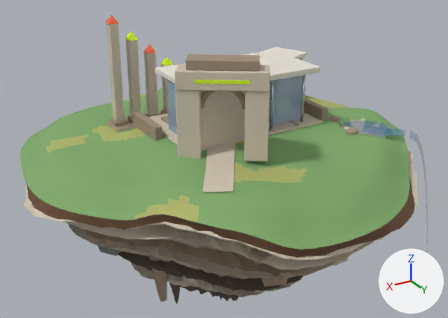
Before and after pictures for a commit that changed the Blender file assets-src/blender/islands/resume.blend.
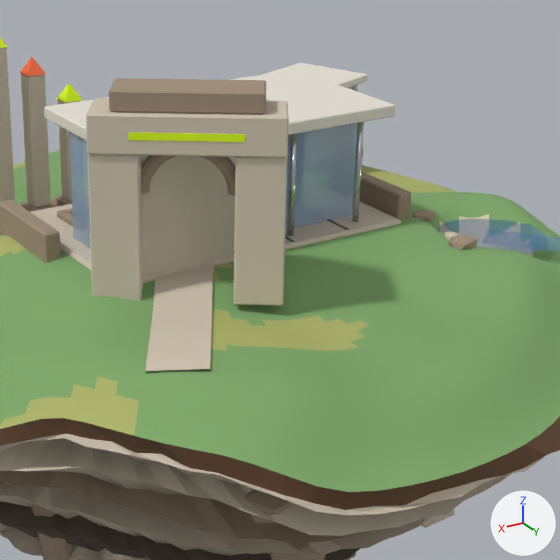
Each version appears first whole from a 50 mm camera at (12.17, 20.57, 9.09) aimed at (-0.05, 0.21, -1.09), and next in a close-up on the part from 30% to 89% of the width and 5% to 88% of the height. Every picture has the same lights, and +X, +Y and +Z are marked at lower right. The older version's two pictures come first.

The older version as bpy lines, for what is in view:
```python
ob_buildings = bpy.data.objects.new('buildings', me_buildings)
ob_buildings.location = (0.0, 0.0, 0.0)
ob_foundation = bpy.data.objects.new('foundation', me_foundation)
ob_foundation.location = (0.0, 0.0, 0.0)
ob_terrain = bpy.data.objects.new('terrain', me_terrain)
ob_terrain.location = (0.0, 0.0, 0.0)
# also in view: 'water_pond0' at (-4.6, 3.4, 0.42); 'landmarks' at (2.03, 1.15, 2.71)
```
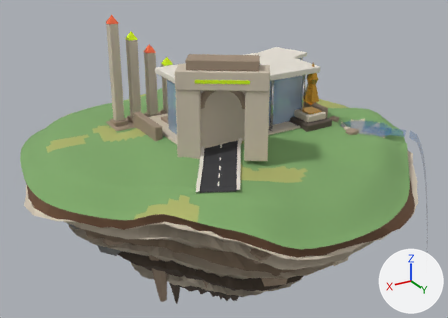
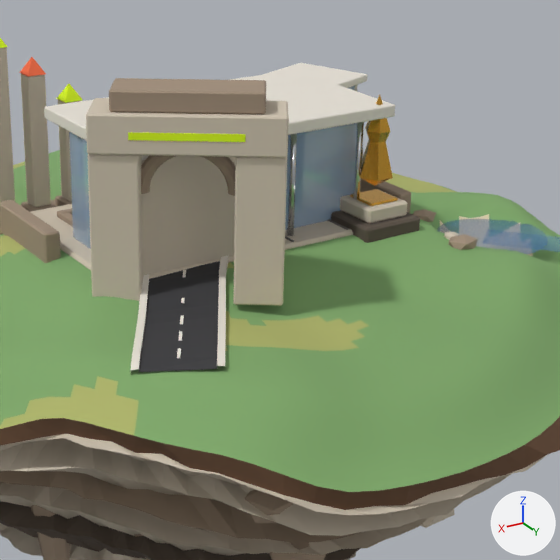
Patch to the scene script:
```diff
--- a/assets-src/blender/islands/resume.blend.py
+++ b/assets-src/blender/islands/resume.blend.py
@@ mat_m_gold @@
+mat_m_gold = principled_material('M_gold')
+mat_m_gold.base_color = (0.88, 0.479, 0.0704)  # orange #f1b84b
+mat_m_gold.metallic = 1.0
+mat_m_gold.roughness = 0.22
@@ mat_m_asphalt @@
+mat_m_asphalt = principled_material('M_asphalt')
+mat_m_asphalt.base_color = (0.0423, 0.0423, 0.0467)  # dark grey #3a3a3d
+mat_m_asphalt.roughness = 0.95
@@ me_terrain @@
 # used by ob_terrain; location = (0.0, 0.0, 0.0)
-me_terrain.from_pydata(...)  # 4778 vertices, 4216 faces; spans x -7.7..7.9, y -8.1..8.6, z -0.7..0.9
+me_terrain.from_pydata(...)  # 4914 vertices, 4312 faces; spans x -7.7..7.9, y -8.1..8.6, z -0.7..0.9
+# me_terrain part 1: a new loose piece of 68 vertices spanning x 0.5..4.0, y 0.2..5.2, z 0.3..0.9, in mat_m_concrete_light (white #e8e2d7)
+# me_terrain part 2: a new loose piece of 68 vertices spanning x -0.6..2.9, y 0.9..5.9, z 0.4..0.9, in mat_m_concrete_light (white #e8e2d7)
+# me_terrain part 3: 43 faces spanning x -0.3..3.9, y 0.8..5.9, z 0.3..0.9 switch from mat_m_stone_light (pale yellow #d2c6b3) to mat_m_asphalt (dark grey #3a3a3d)
+# other edits to the shape of me_terrain do not show in these pictures
 me_terrain.materials.append(mat_m_concrete_dark)
@@ me_terrain @@
 me_terrain.materials.append(mat_m_stone_mid)
+me_terrain.materials.append(mat_m_concrete_light)  # white #e8e2d7
@@ me_buildings @@
 # used by ob_buildings; location = (0.0, 0.0, 0.0)
-me_buildings.from_pydata(...)  # 696 vertices, 658 faces; spans x -5.89..3.83, y -3.66..2.85, z 0.32..4.5
+me_buildings.from_pydata(...)  # 768 vertices, 736 faces; spans x -5.89..3.83, y -3.66..3.28, z 0.32..4.5
+# me_buildings part 4: the loose piece of 24 vertices spanning x -2.7..2.7, y -0.25..2.85, z 2.85..3.07 is copied, and the copy is scaled about its middle by (0.113, 0.197, 0.193), then moved by (-2.48, 1.36, -1.63), in mat_m_gold (orange #f1b84b); it spans x -2.79..-2.17, y 2.35..2.97, z 1.3..1.35
+# me_buildings part 5: a new loose piece of 24 vertices spanning x -3.1..-1.85, y 2.03..3.28, z 0.72..1.02, in mat_m_stone_dark (brown #5f544a)
+# me_buildings part 6: a new loose piece of 24 vertices spanning x -2.93..-2.03, y 2.21..3.11, z 1.02..1.3, in mat_m_stone_light (pale yellow #d2c6b3)
 me_buildings.materials.append(mat_m_chrome)
@@ me_buildings @@
 me_buildings.materials.append(mat_m_stone_mid)
+me_buildings.materials.append(mat_m_gold)  # orange #f1b84b
@@ me_anim_spin_monument_spire @@
+me_anim_spin_monument_spire.from_pydata(...)  # 20 vertices, 24 faces; spans x -0.34..0.34, y -0.29..0.29, z -0.75..0.95
+me_anim_spin_monument_spire.materials.append(mat_m_gold)  # orange #f1b84b
@@ ob_anim_spin_monument_spire @@
+ob_anim_spin_monument_spire = bpy.data.objects.new('anim_spin_monument_spire', me_anim_spin_monument_spire)
+ob_anim_spin_monument_spire.location = (-2.48, 2.66, 2.3)
```

Changed parts and their boxes [x1, y1, x2, y2] in the close-ups (560 x 560 px):
'buildings', reshaped
    before: [0, 47, 411, 276]
    after: [0, 47, 420, 275]
'anim_spin_monument_spire', added (orange)
    after: [360, 95, 393, 186]
part 1 of me_terrain, added
    after: [131, 274, 149, 370]
part 2 of me_terrain, added
    after: [217, 255, 229, 366]
part 3 of me_terrain, recoloured (pale yellow to dark grey)
    both: [145, 262, 215, 372]
part 4 of me_buildings, added
    after: [350, 189, 398, 206]
part 5 of me_buildings, added
    after: [331, 210, 420, 243]
part 6 of me_buildings, added
    after: [340, 189, 407, 224]
